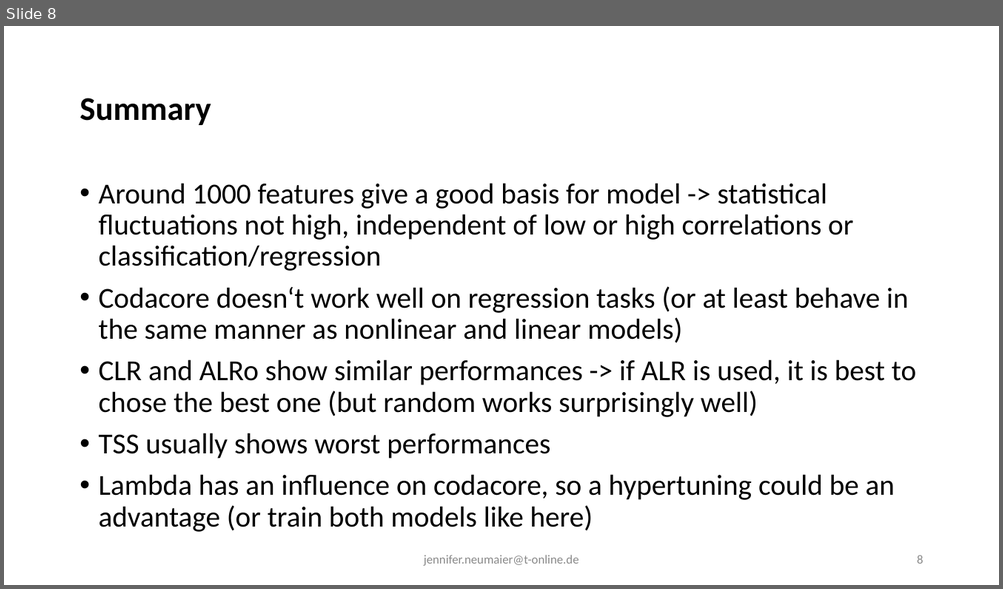
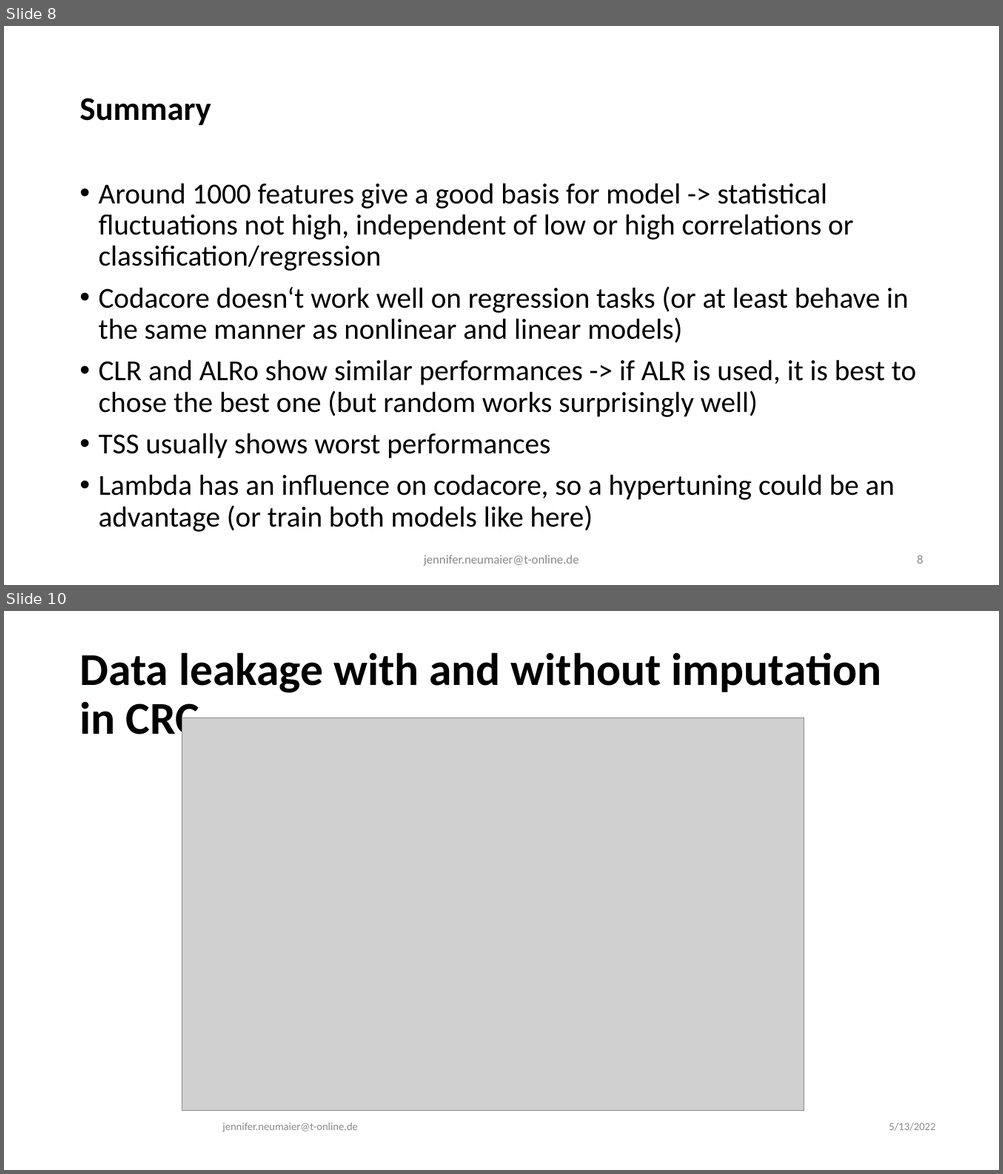
Before and after one commit to JenniferNeumaier/ml_coda, a slide deck: doc/Results for Master Thesis.odp. Shown one above the other, each under a label of ours: slide 8 before the commit, slides 8 and 10 after it; the slides between them are not shown. The pictures are 1003x589 and 1003x1174 pixels, drawn with LibreOffice and Linux fonts; fonts in the diff are those of the drawing; grey boxes stand for pictures. Boxes give left, top, right and bottom in pixels: in the first picture for what was removed or moved away, otherwise in the second. Text is boxed around its words. In the diff, an @@ line names an element or a change of style, - is before the commit and + after.

```diff
--- a/doc/Results for Master Thesis.odp
+++ b/doc/Results for Master Thesis.odp
@@ slide 10 added at box(4, 611, 999, 1170), background #FFFFFF @@
@@ title added at box(79, 652, 881, 745), 44 pt, text #000000, bold @@
+Data leakage with and without imputation in CRC
@@ page number added at box(82, 681, 103, 703), 20 pt, text #FEFFFF @@
+10
@@ picture added at box(182, 718, 804, 1112) @@
@@ text added at box(222, 1123, 358, 1133), 10.5 pt, text #898989 @@
+jennifer.neumaier@t-online.de
@@ text added at box(888, 1123, 935, 1131), 10.5 pt, text #898989 @@
+5/13/2022
```
Also in this commit, not shown: 1 slide changed, 2 other slides added, 2 other files.
